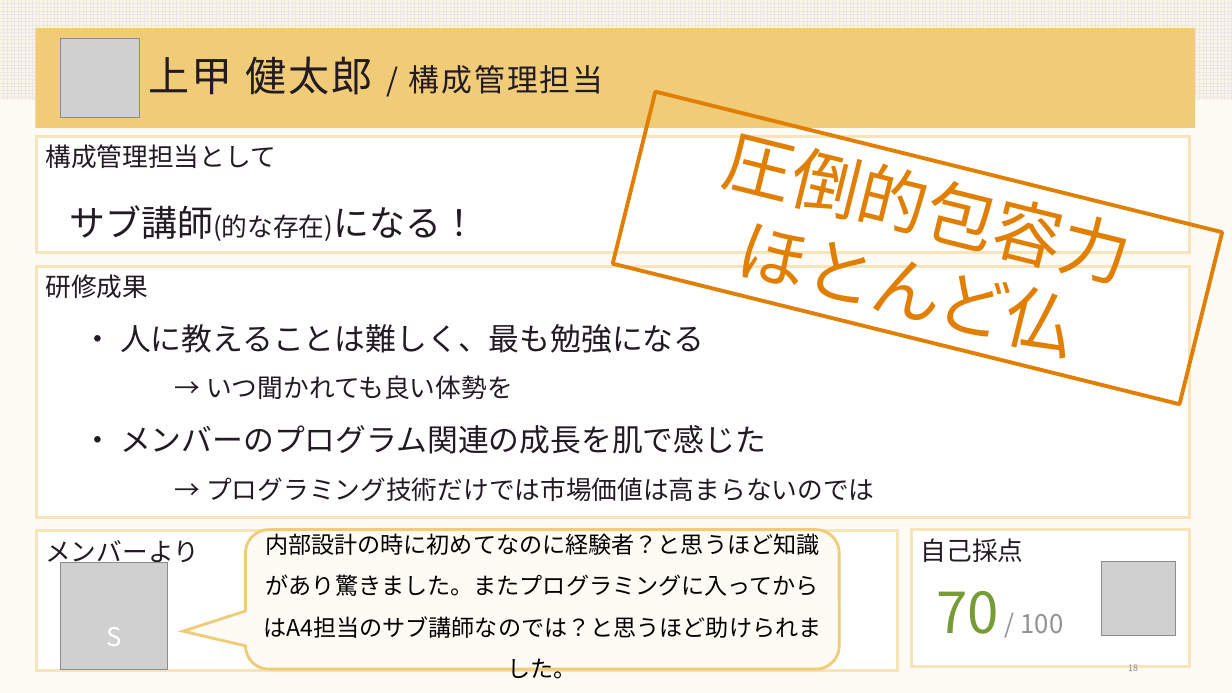
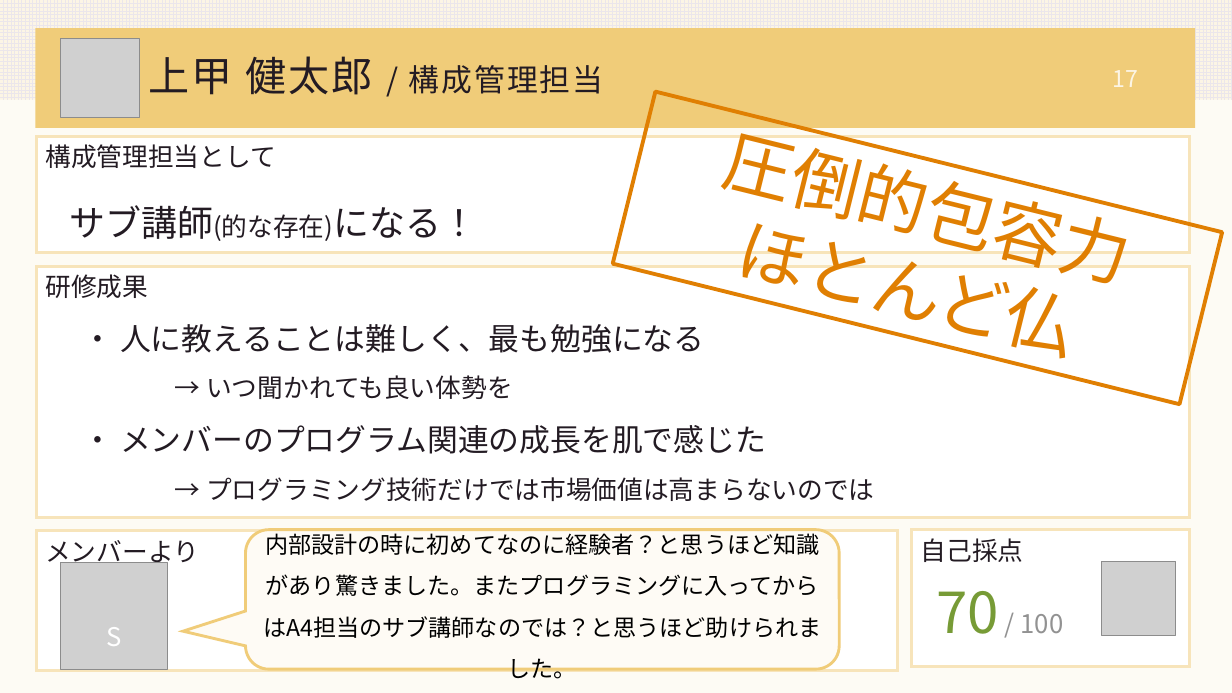
Before and after one commit to DOJO-2021/A-4, a slide deck: slide 17 of documents/A4_worldMap_発表会資料_0630.pptx (slide 18 before the commit). Drawn at 1232x693 pixels with LibreOffice and Linux fonts; fonts in the diff are those of the drawing; grey boxes stand for pictures. Boxes give left, top, right and bottom in pixels: in the first picture for what was removed or moved away, otherwise in the second. Text is boxed around its words. In the diff, an @@ line names an element or a change of style, - is before the commit and + after.

```diff
--- a/documents/A4_worldMap_発表会資料_0630.pptx
+++ b/documents/A4_worldMap_発表会資料_0630.pptx
@@ page number added at box(1112, 70, 1138, 87), 18 pt, text #FCF5E5 @@
+17
@@ page number removed at box(1128, 664, 1138, 671) @@
-18
```
Also in this commit, not shown: 20 other slides changed, 1 slide added, 1 other file.
